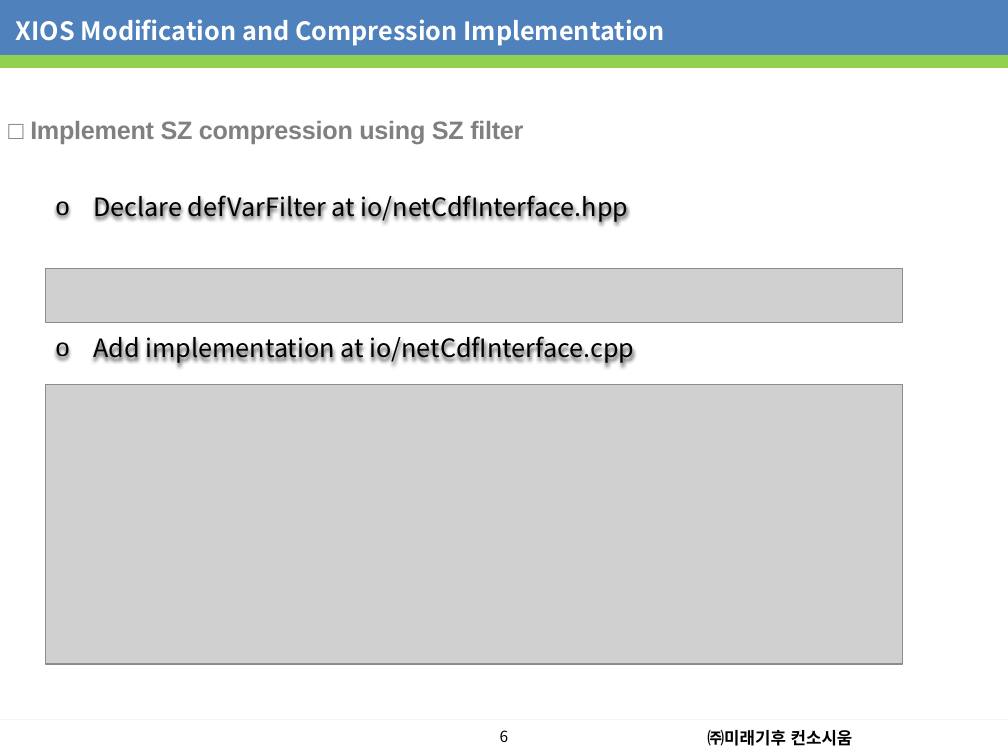
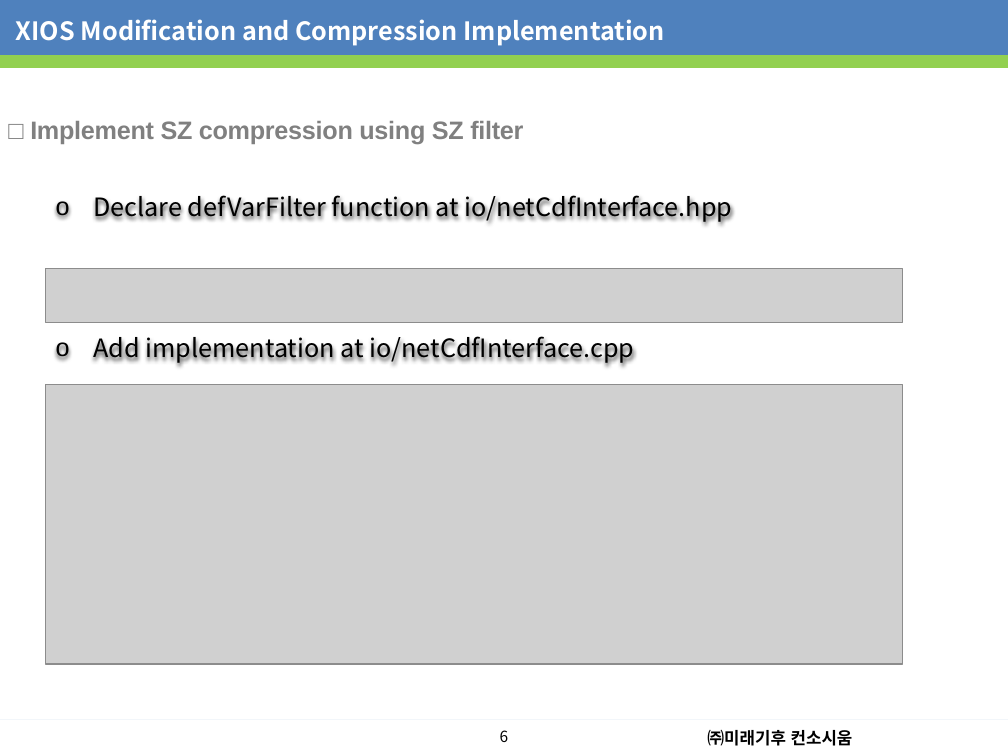
Before and after one commit to dhanifudin/presentation, a slide deck: slide 7 of seminar/Seminar20230613.pptx. Drawn at 1008x756 pixels with LibreOffice and Linux fonts; fonts in the diff are those of the drawing; grey boxes stand for pictures; background and template pictures are left out. Boxes give left, top, right and bottom in pixels: in the first picture for what was removed or moved away, otherwise in the second. Text is boxed around its words. In the diff, an @@ line names an element or a change of style, - is before the commit and + after.

```diff
--- a/seminar/Seminar20230613.pptx
+++ b/seminar/Seminar20230613.pptx
@@ text in rectangle at [93, 195, 733, 222]: text changed @@
-  o Declare defVarFilter at io/netCdfInterface.hpp
+  o Declare defVarFilter function at io/netCdfInterface.hpp
```
Also in this commit, not shown: 1 other slide changed.
